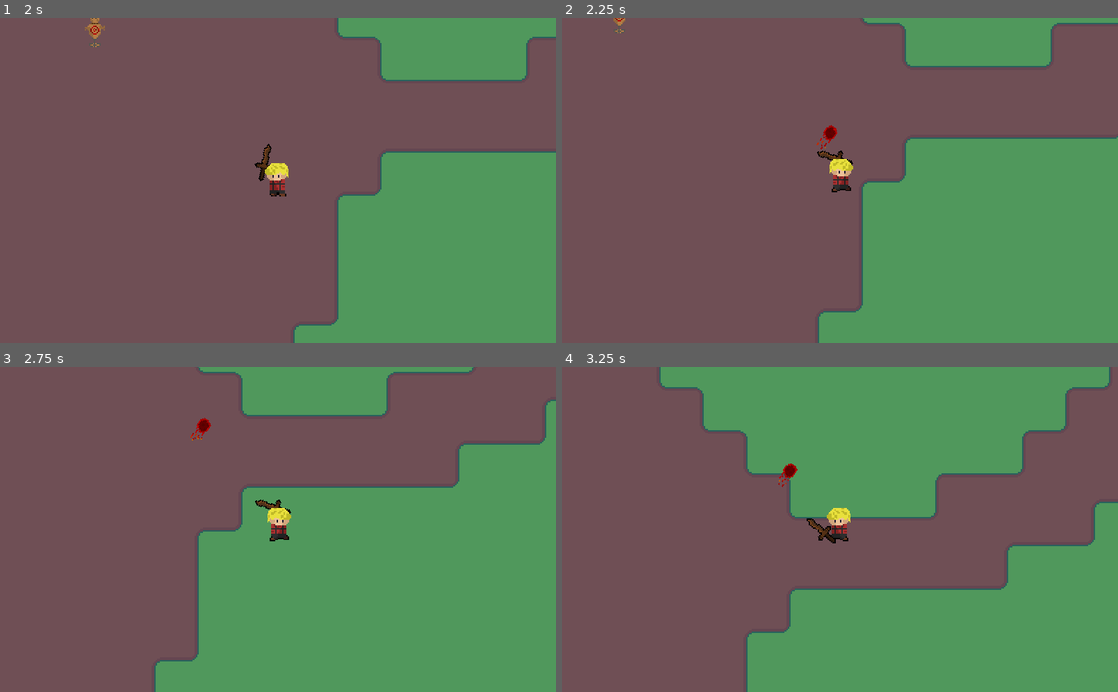
Above: before the commit, frames 1-4 (two rows, left to right).
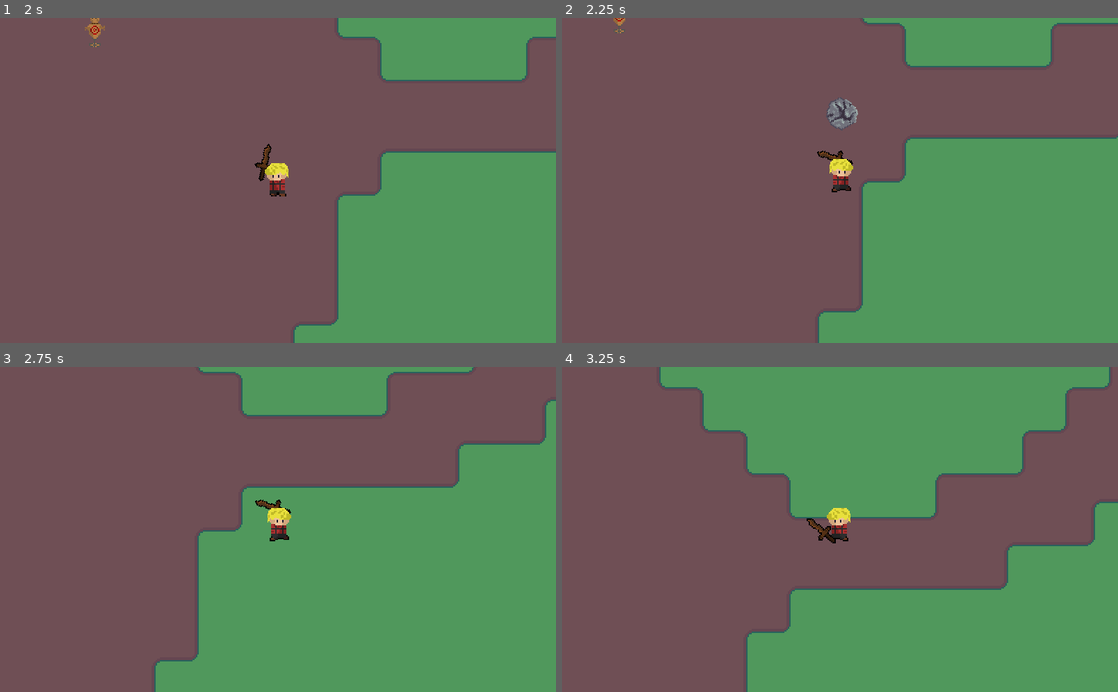
Above: after the commit, the same moments.

Repository: TheNesko/Call_Of_Prime
Game: Godot game, scene res://Bin/WorldScenes/GrassLand.tscn
The game is run twice, just before and just after one commit, with the same random seed, the same clock (stepped at 60 frames per second) and the same inputs.
Inputs (mouse positions are in pixels of both pictures, inside the frame that each line leads up to):
- Up to frame 1 (2 s): tap Enter at 0.5 s; move the mouse to (400, 164) at 0.52 s; hold D (Right) 0.53-1.28 s; click (400, 164) at 0.6 s; move the mouse to (166, 196) at 1.27 s; hold S (Down) from 1.28 s (still down); tap Q at 1.35 s
- Up to frame 2 (2.25 s): move the mouse to (895, 109) at 2.02 s; release S (Down) at 2.03 s; hold D (Right) from 2.03 s (still down); hold E from 2.03 s (still down)
- Up to frame 3 (2.75 s): keep holding D (Right); keep holding E
- Up to frame 4 (3.25 s): move the mouse to (812, 594) at 2.77 s; release D (Right) at 2.78 s; release E at 2.78 s; hold W (Up) from 2.78 s (still down); tap Shift at 2.85 s

Frame 1 is identical in both runs. In frame 2, 0.5% of the frame differs, in the area x 45-54%, y 24-41%; in frame 3, 0.1%; in frame 4, 0.1%.

Commit message:
Boulder Ability and Folder sorting

Diff:
--- /dev/null
+++ b/Bin/Scenes/Abilites/BoulderProjectile.tres
@@ -0,0 +1,15 @@
+[gd_resource type="SpriteFrames" load_steps=3 format=2]
+
+[ext_resource path="res://Bin/Textures/Abilities/Boulder.png" type="Texture" id=1]
+
+[sub_resource type="AtlasTexture" id=1]
+atlas = ExtResource( 1 )
+region = Rect2( 0, 0, 32, 32 )
+
+[resource]
+animations = [ {
+"frames": [ SubResource( 1 ) ],
+"loop": true,
+"name": "default",
+"speed": 5.0
+} ]
--- a/Bin/Scenes/Abilites/FireballProjectile.tres
+++ b/Bin/Scenes/Abilites/FireballProjectile.tres
@@ -1,6 +1,6 @@
 [gd_resource type="SpriteFrames" load_steps=6 format=2]
 
-[ext_resource path="res://Bin/Textures/fireball.png" type="Texture" id=1]
+[ext_resource path="res://Bin/Textures/Abilities/fireball.png" type="Texture" id=1]
 
 [sub_resource type="AtlasTexture" id=3]
 atlas = ExtResource( 1 )
--- /dev/null
+++ b/Bin/Scenes/Effects/BoulderExplosion.tscn
@@ -0,0 +1,40 @@
+[gd_scene load_steps=10 format=2]
+
+[ext_resource path="res://Bin/Textures/Abilities/BoulderExplosion.png" type="Texture" id=1]
+[ext_resource path="res://Bin/Scripts/Abilites/Explosionscript.gd" type="Script" id=2]
+
+[sub_resource type="AtlasTexture" id=1]
+atlas = ExtResource( 1 )
+region = Rect2( 0, 0, 64, 64 )
+
+[sub_resource type="AtlasTexture" id=2]
+atlas = ExtResource( 1 )
+region = Rect2( 64, 0, 64, 64 )
+
+[sub_resource type="AtlasTexture" id=3]
+atlas = ExtResource( 1 )
+region = Rect2( 128, 0, 64, 64 )
+
+[sub_resource type="AtlasTexture" id=4]
+atlas = ExtResource( 1 )
+region = Rect2( 192, 0, 64, 64 )
+
+[sub_resource type="AtlasTexture" id=5]
+atlas = ExtResource( 1 )
+region = Rect2( 256, 0, 64, 64 )
+
+[sub_resource type="AtlasTexture" id=6]
+atlas = ExtResource( 1 )
+region = Rect2( 320, 0, 64, 64 )
+
+[sub_resource type="SpriteFrames" id=7]
+animations = [ {
+"frames": [ SubResource( 1 ), SubResource( 2 ), SubResource( 3 ), SubResource( 4 ), SubResource( 5 ), SubResource( 6 ) ],
+"loop": false,
+"name": "default",
+"speed": 30.0
+} ]
+
+[node name="AnimatedSprite" type="AnimatedSprite"]
+frames = SubResource( 7 )
+script = ExtResource( 2 )
--- a/Bin/Scenes/Effects/ExplosionEffect.tscn
+++ b/Bin/Scenes/Effects/ExplosionEffect.tscn
@@ -1,7 +1,7 @@
 [gd_scene load_steps=9 format=2]
 
-[ext_resource path="res://Bin/Textures/giga_wybuche-0002.png" type="Texture" id=1]
-[ext_resource path="res://Bin/Scripts/Explosionscript.gd" type="Script" id=2]
+[ext_resource path="res://Bin/Textures/Abilities/giga_wybuche-0002.png" type="Texture" id=1]
+[ext_resource path="res://Bin/Scripts/Abilites/Explosionscript.gd" type="Script" id=2]
 
 [sub_resource type="AtlasTexture" id=1]
 atlas = ExtResource( 1 )
--- a/Bin/Scenes/Player.tscn
+++ b/Bin/Scenes/Player.tscn
@@ -1,11 +1,11 @@
 [gd_scene load_steps=19 format=2]
 
-[ext_resource path="res://Bin/Scripts/PlayerController.gd" type="Script" id=1]
+[ext_resource path="res://Bin/Scripts/Player/PlayerController.gd" type="Script" id=1]
 [ext_resource path="res://Bin/Textures/Player/postacanimacja-sheet.png" type="Texture" id=2]
-[ext_resource path="res://Bin/Scripts/StateMachine.gd" type="Script" id=3]
-[ext_resource path="res://Bin/Textures/drewnianymiecz.png" type="Texture" id=4]
-[ext_resource path="res://Bin/Scripts/WeaponPosition.gd" type="Script" id=5]
-[ext_resource path="res://Bin/Scripts/PlayerStats.gd" type="Script" id=6]
+[ext_resource path="res://Bin/Scripts/Player/StateMachine.gd" type="Script" id=3]
+[ext_resource path="res://Bin/Textures/Items/drewnianymiecz.png" type="Texture" id=4]
+[ext_resource path="res://Bin/Scripts/Player/WeaponPosition.gd" type="Script" id=5]
+[ext_resource path="res://Bin/Scripts/Player/PlayerStats.gd" type="Script" id=6]
 [ext_resource path="res://Bin/Scripts/Abilites/CastAbility.gd" type="Script" id=7]
 [ext_resource path="res://Bin/Scripts/Abilites/Boulder.tres" type="Resource" id=8]
 [ext_resource path="res://Bin/Scripts/Abilites/FireBallData.tres" type="Resource" id=9]
--- a/Bin/Scenes/Slash.tscn
+++ b/Bin/Scenes/Slash.tscn
@@ -1,7 +1,7 @@
 [gd_scene load_steps=6 format=2]
 
 [ext_resource path="res://Bin/Textures/slash.png" type="Texture" id=1]
-[ext_resource path="res://Bin/Scripts/SlashScript.gd" type="Script" id=2]
+[ext_resource path="res://Bin/Scripts/Player/SlashScript.gd" type="Script" id=2]
 
 [sub_resource type="AtlasTexture" id=2]
 atlas = ExtResource( 1 )
--- /dev/null
+++ b/Bin/Scenes/SpriteFramesScene.tscn
@@ -0,0 +1,6 @@
+[gd_scene load_steps=2 format=2]
+
+[ext_resource path="res://Bin/Scenes/Abilites/BoulderProjectile.tres" type="SpriteFrames" id=1]
+
+[node name="SpriteFramesScene" type="AnimatedSprite"]
+frames = ExtResource( 1 )
--- a/Bin/Scripts/Abilites/Boulder.tres
+++ b/Bin/Scripts/Abilites/Boulder.tres
@@ -1,13 +1,15 @@
-[gd_resource type="Resource" load_steps=3 format=2]
+[gd_resource type="Resource" load_steps=4 format=2]
 
 [ext_resource path="res://Bin/Scripts/Abilites/CastAbilityData.gd" type="Script" id=1]
-[ext_resource path="res://Bin/Scenes/Abilites/FireballProjectile.tres" type="SpriteFrames" id=2]
+[ext_resource path="res://Bin/Scenes/Abilites/BoulderProjectile.tres" type="SpriteFrames" id=2]
+[ext_resource path="res://Bin/Scenes/Effects/BoulderExplosion.tscn" type="PackedScene" id=3]
 
 [resource]
 script = ExtResource( 1 )
 AbilityName = "Boulder"
 Damage = 60.0
-ProjectileSpeed = 100.0
+ProjectileSpeed = 200.0
 Cooldown = 5.0
-TravelTime = 3.0
+TravelTime = 1.0
 texture = ExtResource( 2 )
+CastExplosion = ExtResource( 3 )
--- a/Bin/Scripts/Abilites/CastAbility.gd
+++ b/Bin/Scripts/Abilites/CastAbility.gd
@@ -24,6 +24,8 @@
 	ProjectileCopy.rotation = Player.WeaponPosition.rotation
 	ProjectileCopy.position = Player.WeaponPosition.global_position
 	ProjectileCopy.find_node("Sprite").frames = AbilityData.texture
+	if AbilityData.CastExplosion != null:
+		ProjectileCopy.ExplosionEffect = AbilityData.CastExplosion
 	_Start_Cooldown(AbilityData.Cooldown)
 
 func _Start_Cooldown(CooldownTime:float):
--- a/Bin/Scripts/Abilites/FireBallData.tres
+++ b/Bin/Scripts/Abilites/FireBallData.tres
@@ -1,7 +1,8 @@
-[gd_resource type="Resource" load_steps=3 format=2]
+[gd_resource type="Resource" load_steps=4 format=2]
 
 [ext_resource path="res://Bin/Scripts/Abilites/CastAbilityData.gd" type="Script" id=1]
 [ext_resource path="res://Bin/Scenes/Abilites/FireballProjectile.tres" type="SpriteFrames" id=2]
+[ext_resource path="res://Bin/Scenes/Effects/ExplosionEffect.tscn" type="PackedScene" id=3]
 
 [resource]
 script = ExtResource( 1 )
@@ -11,3 +12,4 @@
 Cooldown = 2.0
 TravelTime = 0.7
 texture = ExtResource( 2 )
+CastExplosion = ExtResource( 3 )
Renamed: Bin/Scripts/Explosionscript.gd -> Bin/Scripts/Abilites/Explosionscript.gd
Renamed: Bin/Scripts/PlayerController.gd -> Bin/Scripts/Player/PlayerController.gd
Renamed: Bin/Scripts/PlayerStats.gd -> Bin/Scripts/Player/PlayerStats.gd
Renamed: Bin/Scripts/SlashScript.gd -> Bin/Scripts/Player/SlashScript.gd
Renamed: Bin/Scripts/StateMachine.gd -> Bin/Scripts/Player/StateMachine.gd
Renamed: Bin/Scripts/WeaponPosition.gd -> Bin/Scripts/Player/WeaponPosition.gd
Binary file added: Bin/Textures/Abilities/Boulder.png
Not shown, added: Bin/Textures/Abilities/Boulder.png.import
Binary file added: Bin/Textures/Abilities/BoulderExplosion.png
Not shown, added: Bin/Textures/Abilities/BoulderExplosion.png.import
Renamed: Bin/Textures/fireball.png -> Bin/Textures/Abilities/fireball.png
Not shown, changed: Bin/Textures/Abilities/fireball.png.import
(and 13 more such lines)
